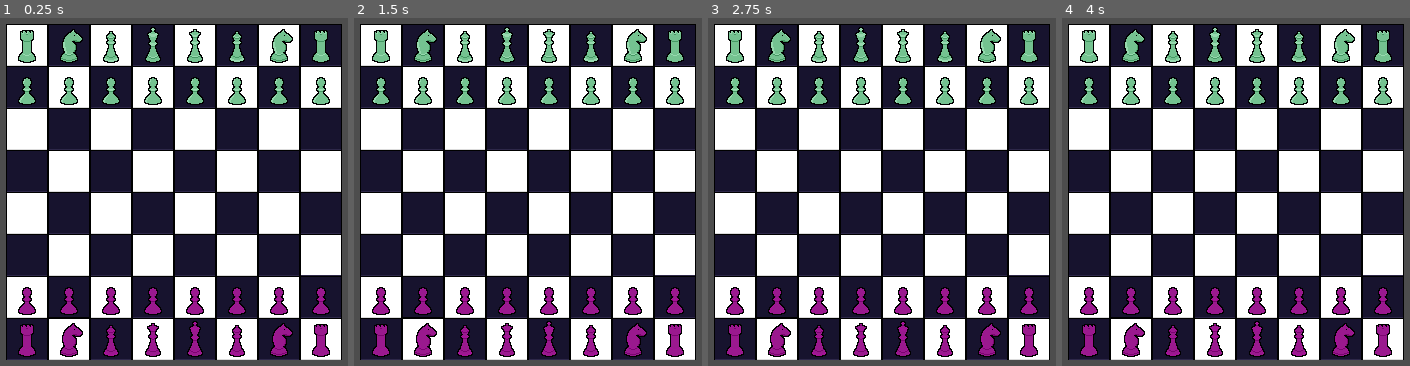
Above: before the commit, frames 1-4 (left to right).
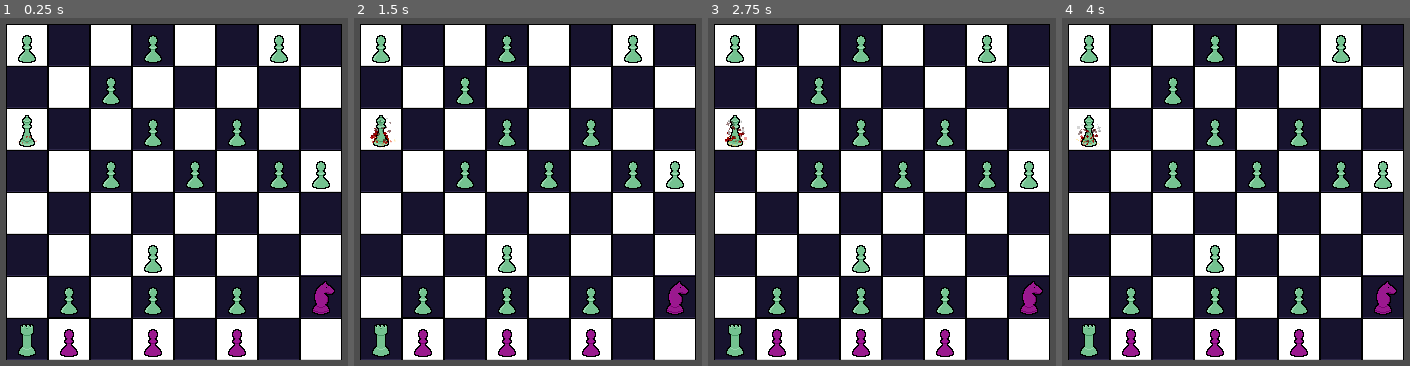
Above: after the commit, the same moments.

Repository: ehj37/Godot-Wild-Jam-93
Game: Godot game, scene res://scenes/levels/sacrifice.tscn
The game is run twice, just before and just after one commit, with the same random seed, the same clock (stepped at 60 frames per second) and the same inputs. Before the commit the project starts from res://scenes/main.tscn. Sound files missing from this copy of the repository are replaced by a short silence.
Inputs (mouse positions are in pixels of both pictures, inside the frame that each line leads up to):
- Up to frame 1 (0.25 s): no input
- Up to frame 2 (1.5 s): move the mouse to (667, 174) at 0.52 s; click (667, 174) at 0.67 s; move the mouse to (399, 209) at 1.27 s; click (399, 209) at 1.42 s
- Up to frame 3 (2.75 s): move the mouse to (944, 111) at 2.02 s; click (944, 111) at 2.17 s
- Up to frame 4 (4 s): move the mouse to (1204, 265) at 2.77 s; click (1204, 265) at 2.92 s; move the mouse to (outside the picture) at 3.52 s; click (outside the picture) at 3.67 s

The runs differ from the first frame. In frame 1, 10% of the frame differs, in the area x 5-97%, y 2-98%; in frame 2, 10%; in frame 3, 10%, in the area x 4-97%, y 2-98%; in frame 4, 10%.

Commit message:
Audio manager + WIP sound effects

Diff:
--- a/project.godot
+++ b/project.godot
@@ -11,9 +11,13 @@
 [application]
 
 config/name="Godot Wild Jam 93"
-run/main_scene="uid://2ammtu3f1dxq"
+run/main_scene="uid://bpxieccmj6oce"
 config/features=PackedStringArray("4.6", "Mobile")
 config/icon="res://icon.svg"
+
+[autoload]
+
+AudioManager="*uid://bf7773r8ju12q"
 
 [debug]
 
--- a/scenes/board/board.gd
+++ b/scenes/board/board.gd
@@ -21,11 +21,20 @@
 var _selected_piece: Piece
 var _is_player_turn: bool = true
 
+@onready var _pawn_promotion_dialog: PawnPromotionDialog = $PawnPromotionDialog
+# PIECE PACKED SCENES
 @onready var _queen_packed_scene: PackedScene = preload("res://scenes/pieces/queen/queen.tscn")
 @onready var _rook_packed_scene: PackedScene = preload("res://scenes/pieces/rook/rook.tscn")
 @onready var _bishop_packed_scene: PackedScene = preload("res://scenes/pieces/bishop/bishop.tscn")
 @onready var _knight_packed_scene: PackedScene = preload("res://scenes/pieces/knight/knight.tscn")
-@onready var _pawn_promotion_dialog: PawnPromotionDialog = $PawnPromotionDialog
+# AUDIO STREAMS
+@onready
+var _piece_move_audio_stream: AudioStreamOggVorbis = preload("res://audio_streams/piece_move.ogg")
+@onready
+var _piece_take_audio_stream: AudioStreamOggVorbis = preload("res://audio_streams/piece_take.ogg")
+@onready var _target_taken_audio_stream: AudioStreamOggVorbis = preload(
+	"res://audio_streams/target_taken.ogg"
+)
 
 
 # Returns (-1, -1) for coords outside of the board
@@ -94,8 +103,15 @@
 
 
 func _move_piece(piece: Piece, new_board_coordinate: Vector2i) -> void:
+	AudioManager.play(_piece_move_audio_stream)
+
 	var piece_to_remove: Piece = _pieces.get(new_board_coordinate)
 	if piece_to_remove:
+		if piece_to_remove.is_target:
+			AudioManager.play(_target_taken_audio_stream)
+		else:
+			AudioManager.play(_piece_take_audio_stream)
+
 		_pieces.erase(new_board_coordinate)
 		piece_to_remove.queue_free()
 
--- /dev/null
+++ b/scripts/audio_manager.gd
@@ -0,0 +1,9 @@
+extends Node
+
+
+func play(audio_stream: AudioStreamOggVorbis) -> void:
+	var audio_stream_player: AudioStreamPlayer = AudioStreamPlayer.new()
+	audio_stream_player.stream = audio_stream
+	add_child(audio_stream_player)
+	audio_stream_player.play()
+	audio_stream_player.finished.connect(func() -> void: audio_stream_player.queue_free())
Not shown, added: audio_streams/piece_move.ogg.import
Not shown, added: audio_streams/piece_take.ogg.import
Not shown, added: audio_streams/target_taken.ogg.import
Not shown, added: scripts/audio_manager.gd.uid
Not shown, added: audio_streams/piece_move.ogg
Not shown, added: audio_streams/piece_take.ogg
Not shown, added: audio_streams/target_taken.ogg
